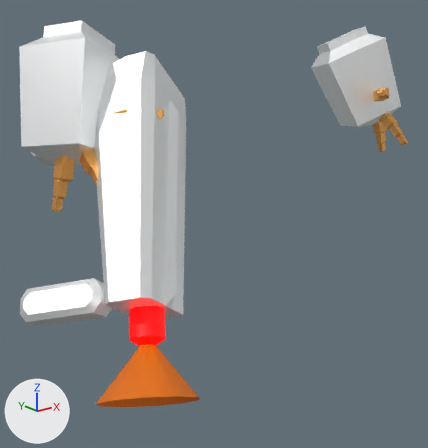
One commit to the glTF model public/assets/models/launcher/default/fps.glb: the scene before it, then after it.
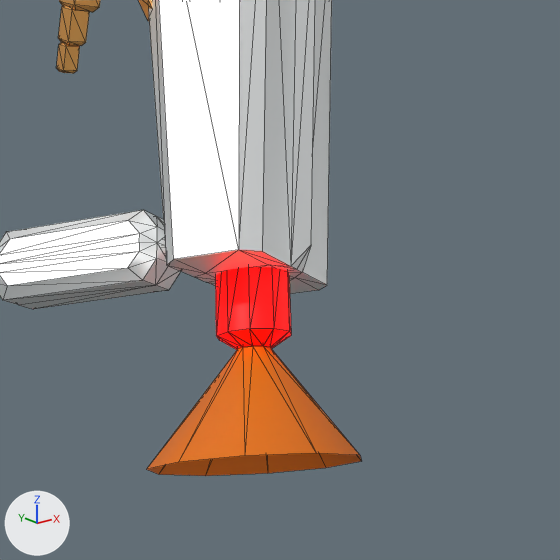
Each version is shown whole from a camera (50 mm lens) standing at (-0.687, -0.745, -0.069) and looking at (-0.114, -0.029, -0.356), then close up on the part from 6% to 69% of the width and 39% to 100% of the height. The lights are fixed; the arrows at lower left show +X, +Y and +Z. The close-ups show mesh edges as thin lines. Where no turn or scale is listed for an object, it has been applied to the vertices. Vertices at the same position are counted once.

The scene before the commit, as lines of its bpy script (objects in view):
```python
me_circle_008 = bpy.data.meshes.new('Circle.008')
me_circle_008.from_pydata(...)  # 20 vertices, 20 faces; spans x -0.11..0.0068, y -0.1337..-0.0261, z -0.1589..-0.0602
me_circle_008.materials.append(mat_blast)  # orange #e77400
me_cube_004 = bpy.data.meshes.new('Cube.004')
me_cube_004.from_pydata(...)  # 272 vertices, 492 faces; spans x -0.2..0.103, y -0.179..0.151, z -0.247..0.114
# faces by material slot: [440, 12, 40]
me_cube_004.materials.append(mat_metal)  # white #ffffff
me_cube_004.materials.append(mat_emissive)  # cyan #00e7e3
me_cube_004.materials.append(mat_tiplauncher)  # red #ff0000
me_cube_075 = bpy.data.meshes.new('Cube.075')
me_cube_075.from_pydata(...)  # 348 vertices, 624 faces; spans x -0.393..0.393, y -0.079..0.125, z -0.297..-0.046
# faces by material slot: [120, 504]
me_cube_075.materials.append(mat_metal)  # white #ffffff
me_cube_075.materials.append(mat_redmetal)  # orange #ffbe6c
ob_cube = bpy.data.objects.new('Cube', me_cube_004)
ob_cube.location = (-0.2389, -0.0182, -0.1992)
ob_cube_039 = bpy.data.objects.new('Cube.039', me_cube_075)
ob_cube_039.location = (0.0, 0.0, 0.0)
ob_tip_launcher = bpy.data.objects.new('tip-launcher', me_circle_008)
ob_tip_launcher.location = (-0.3101, -0.1335, -0.3674)
```
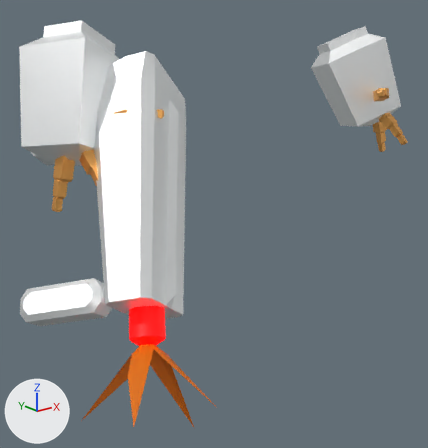
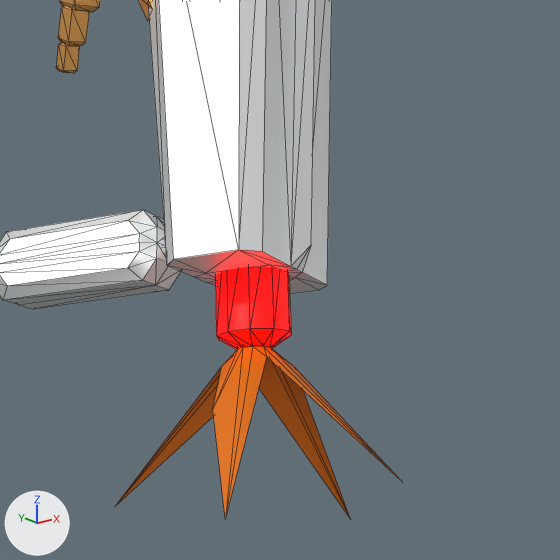
The edits, one by one:
me_circle_008 has 20 vertices, 20 faces and spans x -0.11..0.0068, y -0.1337..-0.0261, z -0.1589..-0.0602.
me_circle_008 is used by ob_tip_launcher; location (-0.3101, -0.1335, -0.3674).
Part 1, on me_circle_008:
Vertex 10 of me_circle_008 moves from (-0.0125, -0.128, -0.1039) at pixel (360, 455) to (-0.0064, -0.1591, -0.1077).
Vertex 11 of me_circle_008 moves from (-0.0468, -0.1337, -0.0852) at pixel (316, 453) to (-0.0309, -0.0615, -0.0636) at pixel (266, 356).
Vertex 12 of me_circle_008 moves from (-0.083, -0.1189, -0.0796) at pixel (244, 455) to (-0.1114, -0.1448, -0.0917) at pixel (225, 519).
Vertex 13 of me_circle_008 moves from (-0.1071, -0.0891, -0.0891) at pixel (178, 462) to (-0.0772, -0.0768, -0.0738) at pixel (212, 409).
Vertex 14 of me_circle_008 moves from (-0.11, -0.0559, -0.1101) at pixel (146, 469) to (-0.0531, -0.047, -0.0683) at pixel (221, 366).
Vertex 15 of me_circle_008 moves from (-0.0907, -0.0318, -0.1346) at pixel (158, 474) to (-0.1161, -0.0227, -0.1507) at pixel (114, 506).
Vertex 16 of me_circle_008 moves from (-0.0564, -0.0261, -0.1533) at pixel (205, 475) to (-0.0435, -0.0285, -0.1094).
Vertex 17 of me_circle_008 moves from (-0.0202, -0.0409, -0.1589) at pixel (267, 473) to (-0.0249, -0.0368, -0.0939).
Vertex 18 of me_circle_008 moves from (0.0039, -0.0707, -0.1495) at pixel (325, 467) to (0.0165, -0.0793, -0.1883) at pixel (350, 519).
Vertex 19 of me_circle_008 moves from (0.0068, -0.1039, -0.1284) at pixel (361, 461) to (-0.0125, -0.0631, -0.076) at pixel (294, 366).

Pixel boxes [x1, y1, x2, y2] of what changed, in the close-ups (560 x 560 px):
'tip-launcher', reshaped (31% wider, 32% taller): before [147, 346, 362, 476]; after [116, 346, 397, 518]
